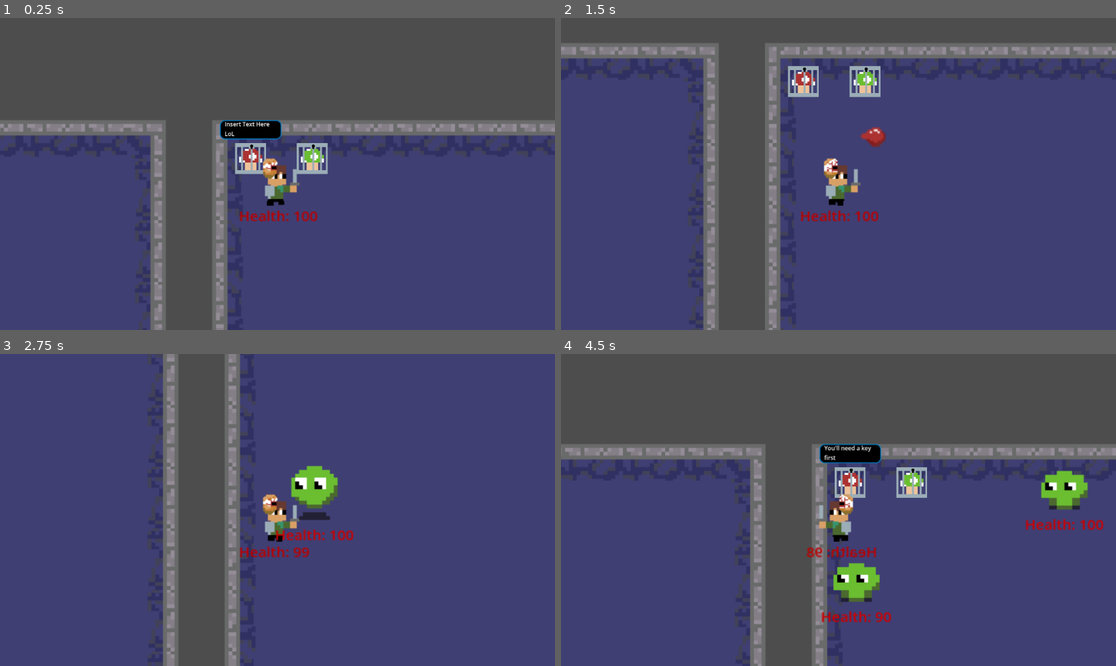
Above: before the commit, frames 1-4 (two rows, left to right).
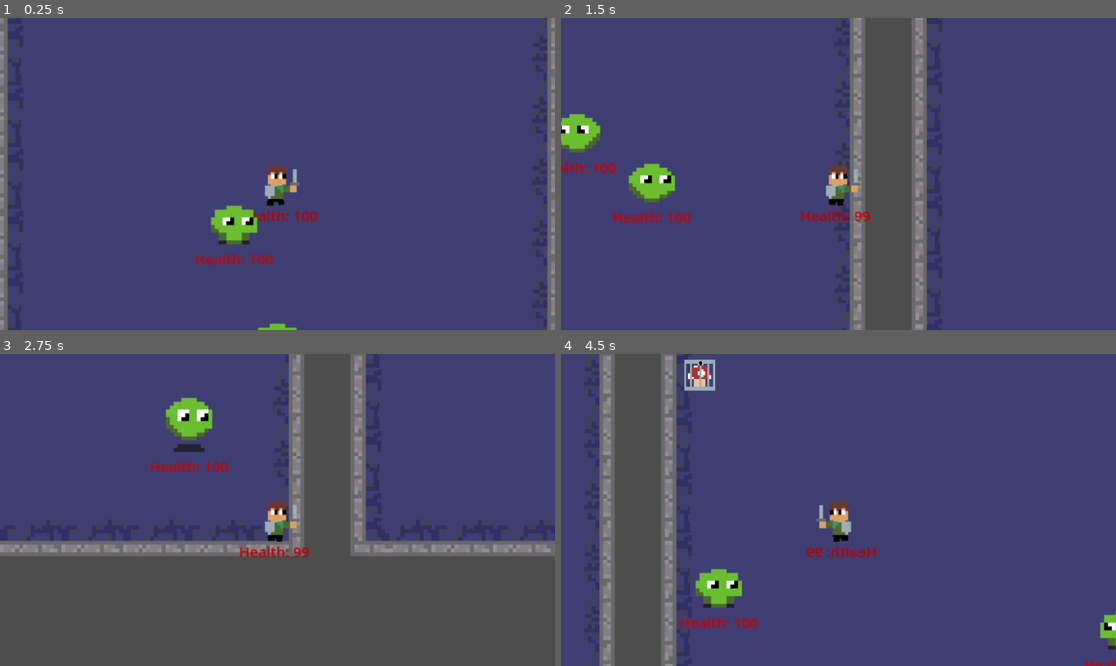
Above: after the commit, the same moments.

Repository: beml201/dungeon_game1
Game: Godot game, scene res://scenes/main.tscn
Two runs of this game, one before a commit and one after it. Both use one fixed random seed, a clock stepped at 60 frames per second and the inputs below.
Inputs (mouse positions are in pixels of both pictures, inside the frame that each line leads up to):
- Up to frame 1 (0.25 s): no input
- Up to frame 2 (1.5 s): move the mouse to (960, 158) at 0.52 s; hold D (right) 0.53-1.28 s; click (960, 158) at 0.6 s; tap E (shoot) at 0.8, 1.35 s; move the mouse to (727, 189) at 1.27 s; hold S (down) from 1.28 s (still down)
- Up to frame 3 (2.75 s): click (166, 525) at 1.55 s; move the mouse to (333, 441) at 2.02 s; release S (down) at 2.03 s; hold D (right) from 2.03 s (still down); click (333, 441) at 2.1 s; tap E (shoot) at 2.3 s
- Up to frame 4 (4.5 s): move the mouse to (810, 572) at 2.77 s; release D (right) at 2.78 s; hold W (up) 2.78-3.53 s; tap E (shoot) at 2.85, 3.8, 4.35 s; click (810, 572) at 3.05 s; move the mouse to (1005, 556) at 3.52 s; hold A (left) from 3.53 s (still down); click (1005, 556) at 3.6 s; move the mouse to (672, 463) at 4.27 s

The runs differ from the first frame. In frame 1, 51% of the frame differs, in the area x 0-100%, y 0-100%; in frame 2, 41%; in frame 3, 54%; in frame 4, 55%.
Error before the commit: Invalid assignment of property or key 'text' with value of type 'String' on a base object of type 'null instance'. (res://scripts/mushroom.gd:19)

Commit message:
Added knockback

Diff:
--- a/scenes/mushroom.tscn
+++ b/scenes/mushroom.tscn
@@ -39,10 +39,10 @@
 
 [node name="TextBox" type="Panel" parent="."]
 visible = false
-offset_left = -64.0
-offset_top = -80.0
-offset_right = 64.0
-offset_bottom = -40.0
+offset_left = -120.0
+offset_top = -120.0
+offset_bottom = -80.0
+scale = Vector2(2, 2)
 theme_override_styles/panel = SubResource("StyleBoxFlat_mlpo1")
 
 [node name="Label" type="Label" parent="TextBox"]
--- a/scenes/sam.tscn
+++ b/scenes/sam.tscn
@@ -7,6 +7,7 @@
 [ext_resource type="Texture2D" uid="uid://c411r3xw05if7" path="res://assets/animations/lil dude eye.png" id="5_u7kex"]
 [ext_resource type="Texture2D" uid="uid://c2lwgodbovln4" path="res://assets/animations/lil dude walking.png" id="6_0dgii"]
 [ext_resource type="Script" path="res://scripts/sword_hit.gd" id="6_tsj6v"]
+[ext_resource type="Texture2D" uid="uid://uandh6c2goi" path="res://assets/hawk eye.png" id="7_khhpw"]
 
 [sub_resource type="RectangleShape2D" id="RectangleShape2D_hwicc"]
 size = Vector2(23.5, 44.5)
@@ -184,6 +185,7 @@
 [sub_resource type="Animation" id="Animation_47k0u"]
 resource_name = "static"
 length = 0.5
+loop_mode = 1
 tracks/0/type = "value"
 tracks/0/imported = false
 tracks/0/enabled = true
@@ -191,7 +193,7 @@
 tracks/0/interp = 1
 tracks/0/loop_wrap = true
 tracks/0/keys = {
-"times": PackedFloat32Array(0, 0.0666667, 0.433333),
+"times": PackedFloat32Array(0, 0.2, 0.433333),
 "transitions": PackedFloat32Array(1, 1, 1),
 "update": 1,
 "values": [0, 1, 0]
@@ -258,6 +260,10 @@
 "attack": SubResource("Animation_epbmo"),
 "static": SubResource("Animation_ukogc")
 }
+
+[sub_resource type="CircleShape2D" id="CircleShape2D_bauun"]
+
+[sub_resource type="CircleShape2D" id="CircleShape2D_wt1l1"]
 
 [sub_resource type="Animation" id="Animation_jibnj"]
 length = 0.001
@@ -476,8 +482,10 @@
 libraries = {
 "": SubResource("AnimationLibrary_tdy6o")
 }
+autoplay = "static"
 
 [node name="Eye" type="Area2D" parent="."]
+visible = false
 
 [node name="Eye" type="Sprite2D" parent="Eye"]
 position = Vector2(13, 0)
@@ -490,6 +498,24 @@
 "": SubResource("AnimationLibrary_ngt45")
 }
 autoplay = "static"
+
+[node name="CollisionShape2D" type="CollisionShape2D" parent="Eye"]
+visible = false
+shape = SubResource("CircleShape2D_bauun")
+disabled = true
+
+[node name="HawkEye" type="Area2D" parent="."]
+visible = false
+position = Vector2(18, 2)
+scale = Vector2(1.3, 1.3)
+
+[node name="Sprite2D" type="Sprite2D" parent="HawkEye"]
+texture = ExtResource("7_khhpw")
+
+[node name="CollisionShape2D" type="CollisionShape2D" parent="HawkEye"]
+visible = false
+shape = SubResource("CircleShape2D_wt1l1")
+disabled = true
 
 [node name="Basic_Animations" type="AnimationPlayer" parent="."]
 libraries = {
@@ -524,8 +550,9 @@
 [connection signal="body_entered" from="hit_box" to="." method="_on_hit_box_body_entered"]
 [connection signal="body_exited" from="hit_box" to="." method="_on_hit_box_body_exited"]
 [connection signal="animation_finished" from="SamEmbiggened/Animations" to="." method="_on_animation_player_animation_finished"]
+[connection signal="animation_finished" from="Arm/Arm_Animations" to="." method="_on_arm_animations_animation_finished"]
 [connection signal="animation_finished" from="Arm/Arm_Animations" to="." method="_on_animation_player_animation_finished"]
+[connection signal="animation_finished" from="Basic_Animations" to="." method="_on_basic_animations_animation_finished"]
 [connection signal="animation_finished" from="Basic_Animations" to="." method="_on_animation_player_animation_finished"]
-[connection signal="animation_finished" from="Basic_Animations" to="." method="_on_basic_animations_animation_finished"]
 [connection signal="timeout" from="attack_cooldown" to="." method="_on_attack_cooldown_timeout"]
 [connection signal="timeout" from="attack_duration" to="." method="_on_attack_duration_timeout"]
--- a/scripts/camera_2d.gd
+++ b/scripts/camera_2d.gd
@@ -7,10 +7,7 @@
 	zoom = Vector2(2, 2)
 
 func _input(event):
-	if event is InputEventMouseButton:
-		if event.button_index == MOUSE_BUTTON_LEFT:
-			if event.pressed:
-				zoom = Vector2(2, 2)
+	pass
 
 # Called every frame. 'delta' is the elapsed time since the previous frame.
 func _process(delta: float) -> void:
--- a/scripts/dungeon.gd
+++ b/scripts/dungeon.gd
@@ -31,10 +31,11 @@
 		# Add the mushrooms
 		var mushroom_types := []
 		if first_room:
-			mushroom_types = [Global.UPGRADE_OPTIONS[0], Global.UPGRADE_OPTIONS[1]]
+			mushroom_types = ["EMBIGGEN", "ENLARGEN"]
 			first_room = false
 		else:
-			mushroom_types = [Global.UPGRADE_OPTIONS.pick_random(), Global.UPGRADE_OPTIONS.pick_random()]
+			mushroom_types = [Global.UPGRADE_OPTIONS.slice(2,10).pick_random()]
+			mushroom_types.append(Global.UPGRADE_OPTIONS.slice(2,10).pick_random())
 		# Don't add musrooms to the last room
 		if room!=generated_rooms[0][-1]:
 			add_mushrooms(room_ul, ROOM_SIZE[0], ROOM_SIZE[1], mushroom_types)
@@ -122,6 +123,6 @@
 func add_mushrooms(coord_upperleft, room_width, room_height, types=['EMBIGGEN']):
 	for i in range(types.size()):
 		var mushroom = preload("res://scenes/mushroom.tscn").instantiate()
-		mushroom.global_position = (coord_upperleft+Vector2i(1+i, 1))*Global.TILE_SIZE
+		mushroom.global_position = (coord_upperleft+Vector2i(1, 1+i))*Global.TILE_SIZE
 		mushroom.mushroom_type = types[i]
 		add_child(mushroom)
--- a/scripts/global.gd
+++ b/scripts/global.gd
@@ -2,7 +2,7 @@
 
 # Static MetaData
 const TILE_SIZE := 64
-const UPGRADE_OPTIONS := ['EMBIGGEN', 'ENARMEN', 'ENLEGGEN', 'ENSEEEN', 'EMSPEEDEN', 'ENSHEILDEN', 'ENLIGHTEN']
+var UPGRADE_OPTIONS := ['EMBIGGEN', 'ENLARGEN', 'ENARMEN', 'ENSEEEN', 'ENLIGHTEN'] #'ENLEGGEN', 'ENSPEEDEN', 'ENSHEILDEN'
 const BASE_TILE_DICT := {
 	"ul":Vector2i(0,0), "ml":Vector2i(0,1), "bl":Vector2i(0,2),
 	"um":Vector2i(1,0), "mm":Vector2i(1,1), "bm":Vector2i(1,2),
--- a/scripts/main.gd
+++ b/scripts/main.gd
@@ -5,7 +5,6 @@
 @onready var player = Player.instantiate()
 const Dungeon = preload("res://scenes/dungeon.tscn")
 @onready var dungeon = Dungeon.instantiate()
-const tilesize = 16
 # Preload multiple use objects
 ##Mobs
 const Slime = preload("res://scenes/mob_slime.tscn")
@@ -14,6 +13,7 @@
 const Legs = preload("res://scenes/mob_legs.tscn")
 const Slug = preload("res://scenes/mob_slug.tscn")
 const Phantom = preload("res://scenes/mob_phantom.tscn")
+var enemy_order = [Slime, Crawler, Phantom]
 ##Other
 const Mush = preload("res://scenes/mushroom.tscn")
 const Key = preload("res://scenes/key.tscn")
@@ -21,14 +21,10 @@
 func _ready():
 	Global.connect("create_enemies", add_enemies)
 	add_child(dungeon)
-	player.global_position = Vector2i(5*tilesize,5*tilesize)
+	player.global_position = dungeon.ROOM_SIZE/2*Global.TILE_SIZE
 	add_child(player)
 	$Background_music.play()
-	#var player_current_attack = false
 	add_enemies(0)
-	#var mush = Mush.instantiate()
-	#mush.global_position = Vector2i(4*tilesize, 4*tilesize)
-	#add_child(mush)
 
 # Called every frame. 'delta' is the elapsed time since the previous frame.
 func _process(delta):
@@ -36,29 +32,22 @@
 		add_key(Global.dungeons_finished)
 
 func add_enemies(room_number):
-	var enemy_types = [Slime]
-	#var room_corner := Vector2i(dunroom_corners[Global.rooms_spawned][0],room_corners[Global.rooms_spawned][1])
-	var difficulty = room_number+1
-	var enemies = 2
+	if room_number+1==dungeon.N_ROOMS:
+		Global.mobs_left += 1
+		return
+	# Select the last enemy for the room number to generate
+	var enemies = enemy_order.slice(0, 1+min(room_number, enemy_order.size()))
+	var to_spawn = enemies
+	for i in range(room_number+1):
+		to_spawn.append(enemies.pick_random())
 
-	if difficulty > 1:
-		enemies = randi()%3 + 2
-		enemy_types.append(Crawler)
-		#enemy_types.append(Arms)
-		#enemy_types.append(Legs)
-		#enemy_types.append(Slug)
-		enemy_types.append(Phantom)
-
-	#print(room_corner)
-	for i in range(0,enemies):
-		var random_enemy = randi()%len(enemy_types)
+	for enemy in to_spawn:
 		var random_x = randi()%(dungeon.ROOM_SIZE[0]-2)+1
-		var random_y = randi()%(dungeon.ROOM_SIZE[1]-2)+1#randi_range(3, 8)
-		#print(random_x, ",", random_y)
-		var new_enemy = enemy_types[random_enemy].instantiate()
+		var random_y = randi()%(dungeon.ROOM_SIZE[1]-2)+1
+		var new_enemy = enemy.instantiate()
 		new_enemy.global_position = (dungeon.room_pos_ul[room_number]+Vector2i(random_x, random_y))*Global.TILE_SIZE
 		add_child(new_enemy)
-	Global.mobs_left = enemies
+	Global.mobs_left = to_spawn.size()
 	Global.rooms_spawned += 1
 
 func add_key(room_number):
--- a/scripts/mob_slime.gd
+++ b/scripts/mob_slime.gd
@@ -5,14 +5,10 @@
 var health := 100
 var strength := 1
 var attack_speed := 1.0
+var knockback_time := 0.3
+var stun := 0.2
 # Finite state machine to track current state
-enum {
-	IDLE,
-	NEW_DIR,
-	WALK,
-	CHASE,
-	ATTACK
-}
+enum { IDLE, NEW_DIR, WALK, CHASE, ATTACK, KNOCKBACK }
 # Other variables
 #var player_chase = false
 var player = null
@@ -40,6 +36,8 @@
 			chase()
 		ATTACK: # Attack Player
 			attack()
+		KNOCKBACK:
+			knockback()
 	$AnimationPlayer.play("jump")
 
 	#deal_with_damage()
@@ -49,7 +47,7 @@
 	move()
 
 func chase():
-	velocity = player.global_position - global_position
+	velocity = speed*(player.global_position - global_position).normalized()
 	move()
 
 func attack():
@@ -67,14 +65,36 @@
 	elif velocity[0]<0:
 		mob_direction = "left"
 
+func knockback():
+	velocity.x = int(mob_direction=="right")*2-1
+	velocity.x *= -1
+	velocity.y = randf_range(-0.1, 0.1)
+	velocity *= 2*speed
+	move_and_slide()
+
+func damage_visual(n_flashes=3):
+	for i in range(2*n_flashes):
+		var time = knockback_time/(2*n_flashes)
+		await get_tree().create_timer(time).timeout
+		if i%2==0:
+			$Sprite2D.set_modulate(Color(1,0.2,0.2))
+		else:
+			$Sprite2D.set_modulate(Color(1,1,1))
+
 func _take_damage(damage):
 	if check_for_damage:
+		# Knockback
+		current_state = KNOCKBACK
+		# Damage
 		health -= damage
 		$HealthLabel.text = "Health: "+str(max(0,health))
-		check_for_damage = false
 		if health<=0:
 			Global.mobs_left -= 1
 			queue_free()
+		# Allow damage to be taken again
+		check_for_damage = false
+		# Show that the mob has taken damage
+		damage_visual()
 
 # Picks random value from array
 func choose(array):
@@ -95,7 +115,7 @@
 
 func _on_view_body_exited(body):
 	if body.has_method("player"):
-		player = null
+		#player = null
 		current_state = IDLE
 		$idle.paused = false
 
@@ -106,6 +126,12 @@
 
 func _on_enemy_hitbox_body_exited(body):
 	if body.has_method("player"):
+		# Add an additional timer if there is knockback
+		if current_state==KNOCKBACK:
+			await get_tree().create_timer(knockback_time).timeout
+			current_state = IDLE
+		# Wait a bit so the player can get away
+		await get_tree().create_timer(stun).timeout
 		current_state = CHASE
 
 
--- a/scripts/mushroom.gd
+++ b/scripts/mushroom.gd
@@ -10,13 +10,23 @@
 
 func _ready():
 	Global.connect("player_attack", _player_interact)
-	if mushroom_type=="EMBIGGEN":
-		default_text = "A shroom of embiggening"
-		$Sprite2D.texture = load("res://assets/mush in cage.png")
-	elif mushroom_type=="ENARMEN":
-		default_text = "a shroom of enstrengthening"
-		$Sprite2D.texture = load("res://assets/green mush in cage.png")
-	$Sprite2D/Label.text = default_text
+	match mushroom_type:
+		"EMBIGGEN":
+			default_text = "A shroom of embiggening"
+			$Sprite2D.texture = load("res://assets/mush in cage.png")
+		"ENLARGEN":
+			default_text = "A shroom of enlargening"
+			$Sprite2D.texture = load("res://assets/mush in cage.png")
+		"ENARMEN":
+			default_text = "a shroom of enstrengthening"
+			$Sprite2D.texture = load("res://assets/green mush in cage.png")
+		"ENSEEEN":
+			default_text = "a shroom of enseeening"
+			$Sprite2D.texture = load("res://assets/green mush in cage.png")
+		"ENLIGHTEN":
+			default_text = "a shroom of enlightening"
+			$Sprite2D.texture = load("res://assets/green mush in cage.png")
+	$TextBox/Label.text = default_text
 
 func _physics_process(delta: float) -> void:
 	pass
--- a/scripts/projectile.gd
+++ b/scripts/projectile.gd
@@ -1,6 +1,6 @@
 extends CharacterBody2D
 
-var speed = 100
+var speed = 400
 var player = null
 var direction = Global.player_direction
 var damage = 10
--- a/scripts/sam.gd
+++ b/scripts/sam.gd
@@ -6,16 +6,18 @@
 var strength := 20
 
 # Other variables
+var player_upgrades := []
 var mob_slime_inattack_range = false
 var mob_slime_attack_cooldown = true
 var player_alive = true
 var attack_ip = false
-var is_big = false
 var is_attacking = false
 var animation_melee = null
 var animation_walk = null
 var animation_shoot = null
 const Projectile = preload("res://scenes/projectile.tscn")
+func player():
+	pass
 
 #var player_current_attack = false
 #@onready var SpriteChange = load("res://scenes/mushroom.tscn").instantiate()
@@ -51,64 +53,38 @@
 func _load_eye():
 	$Eye.show()
 
-
+func _load_hawkeye():
+	$HawkEye.show()
+	$Camera2D.zoom = Vector2(1.5, 1.5)
 
 func _take_damage(damage):
 	health -= damage
 	$HealthLabel.text = "Health: "+str(max(0,health))
 	if health<=0:
 		queue_free()
-		print("DEATH!!!")
-
-
 
 func _on_spritechange(event):
-	if event=="EMBIGGEN":
-		_load_embiggened_sam()
-		#$Sprite2D.texture = load("res://assets/animations/lil dude walking.png")
-		#$body.pos$Node2Dition.x = -14.75
-		#$body.position.y = 4.75
-		#$body.shape.size.x = 28.5
-		#$body.shape.size.y = 53.5
-		#$hit_box/CollisionShape2D.position.x = -9.158
-		#$hit_box/CollisionShape2D.position.y = 7.969
-		#$hit_box/CollisionShape2D.shape.radius = 13.5
-		#$Sprite2D/SwordHit/sword.shape.size.x = 29
-		#$Sprite2D/SwordHit/sword.shape.size.y = 32
-		#$Sprite2D/SwordHit/sword.position.x = 18.5
-		#$Sprite2D/SwordHit/sword.position.y = 0
-		is_big = true
-	else:
-		_load_arm()
-
-
-
+	player_upgrades.append(event)
+	match event:
+		"EMBIGGEN":
+			_load_embiggened_sam()
+		"ENLARGEN":
+			_load_embiggened_sam()
+		"ENARMEN":
+			_load_arm()
+		"ENSEEEN":
+			_load_eye()
+		"ENLIGHTEN":
+			_load_hawkeye()
 
 func get_input():
 	var input_direction = Input.get_vector("left", "right", "up", "down")
 	if input_direction[0] < 0 and Global.player_direction=="right":
 		Global.player_direction = "left"
 		self.scale.x = -1
-		#$Sprite2D.flip_h = true
-		if is_big:
-			pass
-		#	$Sprite2D.position.x = -30
-		#	$Sprite2D/SwordHit/sword.position.x = -18
-		else:
-			pass
-			#$Sprite2D.position.x = -39
-		#	$Sprite2D/SwordHit/sword.position.x = -10
 	if input_direction[0] > 0 and Global.player_direction=="left":
 		Global.player_direction = "right"
 		self.scale.x = -1
-		#$Sprite2D.flip_h = false
-		#$Sprite2D.position.x = 0
-		if is_big:
-			pass
-			#$Sprite2D/SwordHit/sword.position.x = 18.5
-		else:
-			pass
-			#$Sprite2D/SwordHit/sword.position.x = 9
 	# Animation code
 	velocity = input_direction * speed
 	if not is_attacking:
@@ -118,15 +94,6 @@
 		else:
 			#$Basic_Animations.stop()
 			animation_walk.stop()
-	#if is_attacking:
-	#	$Basic_Animations.play("walking-slash")
-		#if Global.player_current_attack == true or is_attacking:
-			#get_node("Basic_Animations").play("walking-slash")
-			#$attack_duration.start()
-		#else:
-		#	get_node("Basic_Animations").play("walking")
-	#elif Global.player_current_attack == false:
-	#	get_node("Basic_Animations").stop()
 
 func _physics_process(delta):
 	get_input()
@@ -145,37 +112,17 @@
 		animation_melee.play("slash")
 		Global.player_attack.emit(strength)
 
-	if event.is_action("shoot") and not is_attacking:
+	if event.is_action("shoot") and not is_attacking and "ENSEEEN" in player_upgrades:
 		is_attacking = true
 		var projectile = Projectile.instantiate()
 		projectile.global_position = $Eye.global_position
 		get_parent().add_child(projectile)
-		await get_tree().create_timer(0.1).timeout
+		await get_tree().create_timer(1).timeout
 		is_attacking = false
-		#print('attack')
-	#if event is InputEventMouseButton and Global.player_can_attack:
-		#Global.player_current_attack = true
-		#Global.player_can_attack = false
-	#	get_node("Basic_Animations").play("slash")
-	#	print("attacking")
-		#$attack_duration.start()
-		#for strategy in player.upgrades:
-		#	strategy.apply_upgrade(SamUpgrades)
-
-
-
-
-#func attack():
-	#if Input.is_action_just_pressed("attack"):
-		#player_current_attack = true
-
-func player():
-	pass
 
 func _on_hit_box_body_entered(body):
 	if body.has_method("mob_slime"):
 		mob_slime_inattack_range = true
-
 
 func _on_hit_box_body_exited(body):
 	if body.has_method("mob_slime"):
@@ -188,24 +135,19 @@
 		$attack_cooldown.start()
 		print(health)
 
-
 func _on_attack_cooldown_timeout() -> void:
 	mob_slime_attack_cooldown = true
-
 
 func _on_attack_duration_timeout() -> void:
 	Global.player_current_attack = false
 	Global.player_can_attack = true
-	#get_node("AnimationPlayer").play("walking")
-	#print("not attacking")
-
 
 func _on_animation_player_animation_finished(anim_name):
-	#print(anim_name)
 	if anim_name == "slash" or anim_name == "walking-slash":
 		is_attacking = false
 		Global.player_current_attack = false
 		Global.player_can_attack = true
-		#print("player_can_attack")
-	else:
-		return
+
+func _on_arm_animations_animation_finished(anim_name: StringName) -> void:
+	$Arm/Arm_Animations.play("static")
+	pass # Replace with function body.
Not shown: 1 places in scenes/sam.tscn that only renumber resources
